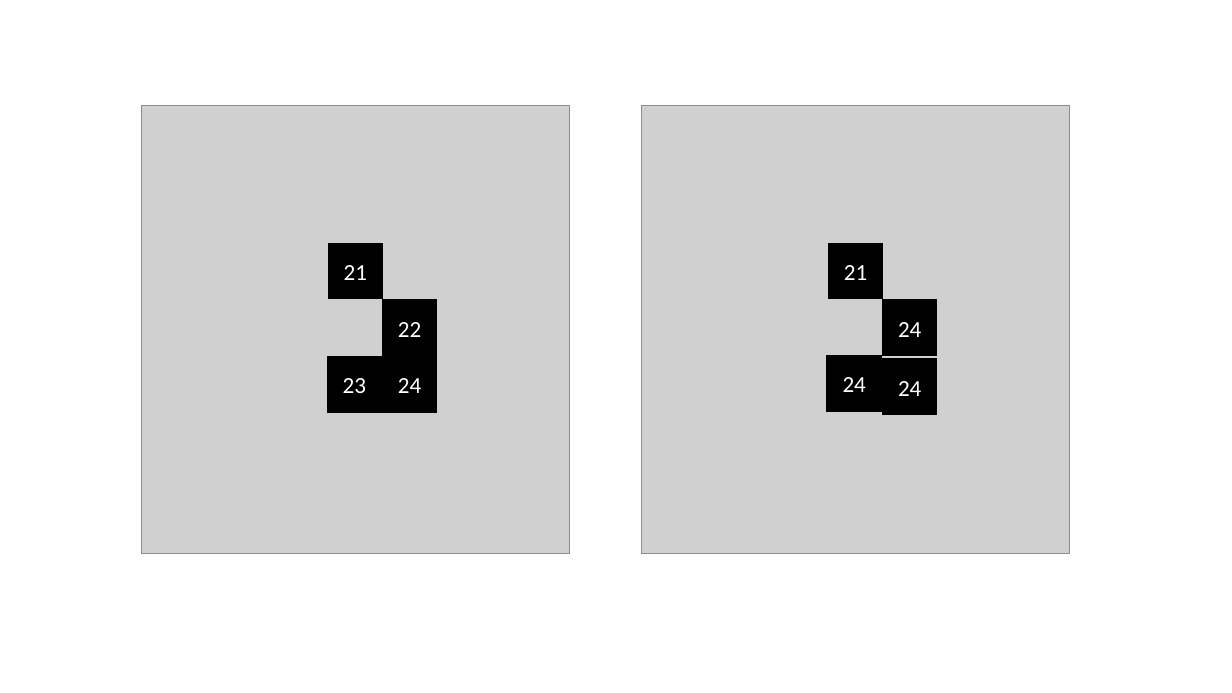
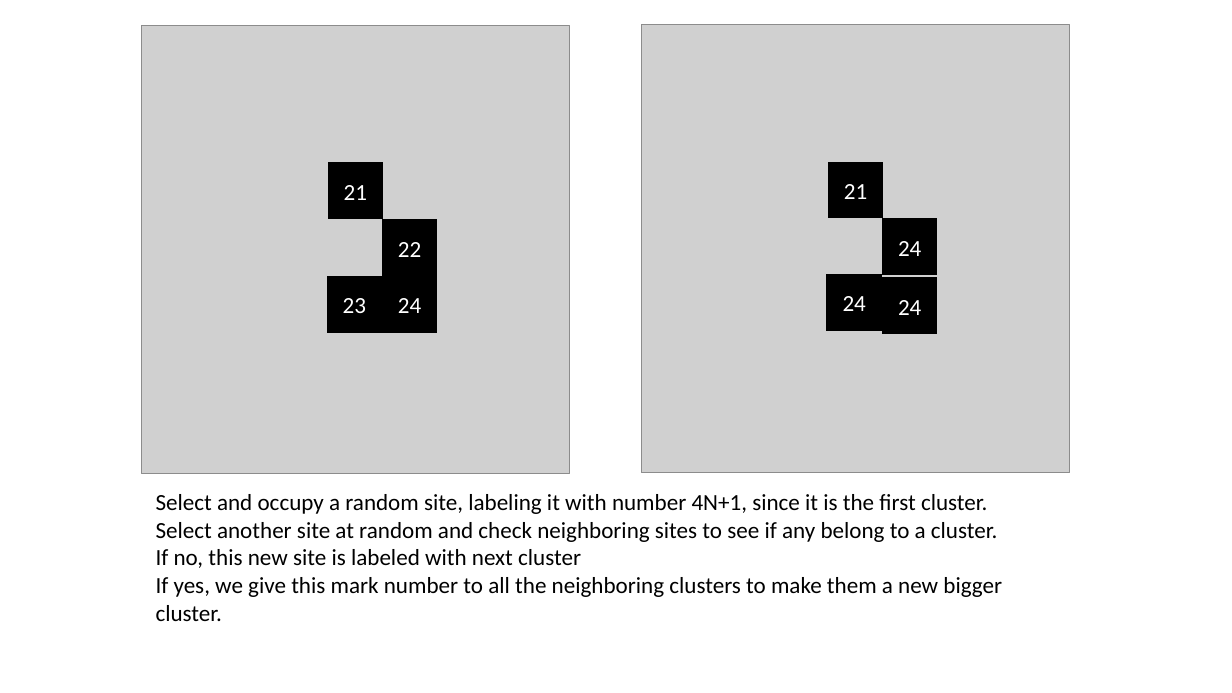
Before and after one commit to TianyuDai/PHY566-Project2-Group1, a slide deck: slide 3 of Percolation.pptx. Drawn at 1232x693 pixels with LibreOffice and Linux fonts; fonts in the diff are those of the drawing; grey boxes stand for pictures. Boxes give left, top, right and bottom in pixels: in the first picture for what was removed or moved away, otherwise in the second. Text is boxed around its words. In the diff, an @@ line names an element or a change of style, - is before the commit and + after.

```diff
--- a/Percolation.pptx
+++ b/Percolation.pptx
@@ 8 rectangles, 2 pictures: place and size @@
-8 rectangles, 2 pictures at (141, 105, 1070, 554)
+8 rectangles, 2 pictures at (141, 25, 1070, 474)
@@ text added at (156, 494, 1002, 621), 18 pt, text #000000 @@
+Select and occupy a random site, labeling it with number 4N+1, since it is the first cluster. Select another site at random and check neighboring sites to see if any belong to a cluster.
+If no, this new site is labeled with next cluster
+If yes, we give this mark number to all the neighboring clusters to make them a new bigger cluster.
```
Also in this commit, not shown: 2 other slides changed, 1 slide added, 1 slide removed.
